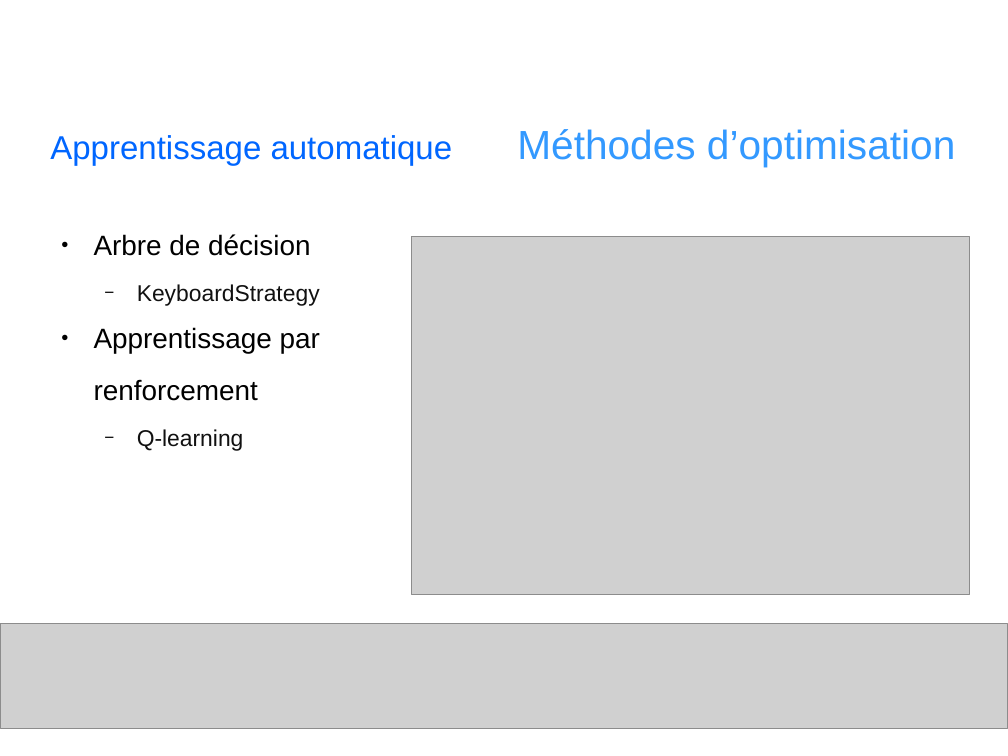
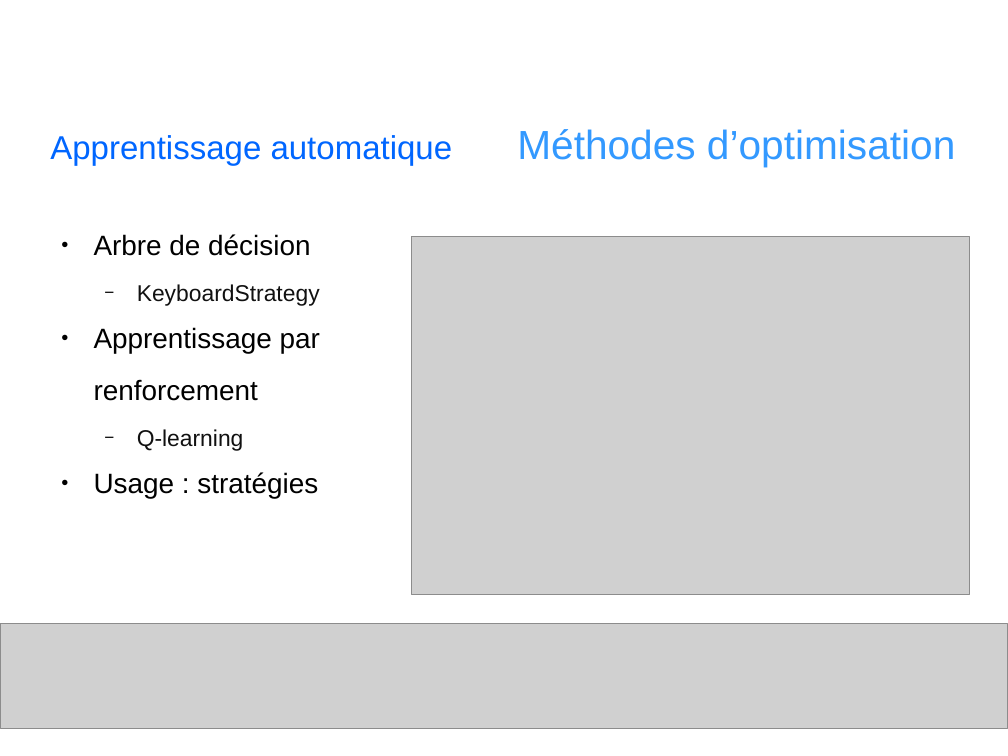
Before and after one commit to angelo-ortiz/SoccerSimulator-2017, a slide deck: slide 8 of report/Presentation.odp. Drawn at 1008x756 pixels with LibreOffice and Linux fonts; fonts in the diff are those of the drawing; grey boxes stand for pictures; background and template pictures are left out. Boxes give left, top, right and bottom in pixels: in the first picture for what was removed or moved away, otherwise in the second. Text is boxed around its words. In the diff, an @@ line names an element or a change of style, - is before the commit and + after.

```diff
--- a/report/Presentation.odp
+++ b/report/Presentation.odp
@@ text at (x1=94, y1=472, x2=318, y2=498): paragraph added @@
+● Usage : stratégies
```
Also in this commit, not shown: 2 other slides changed, 1 other file.
